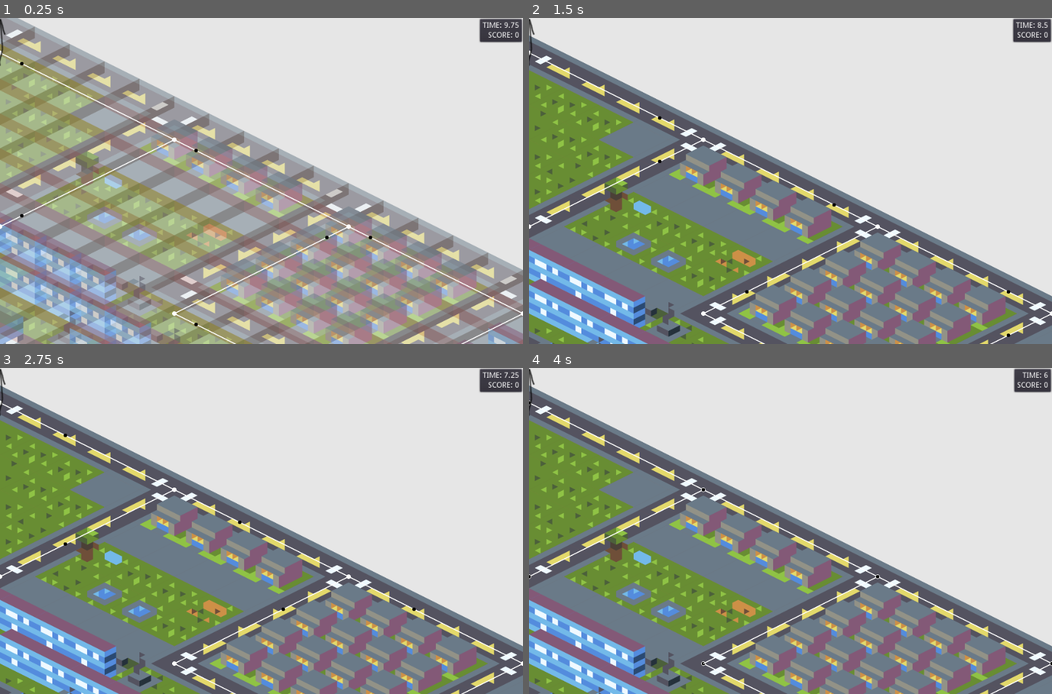
Above: before the commit, frames 1-4 (two rows, left to right).
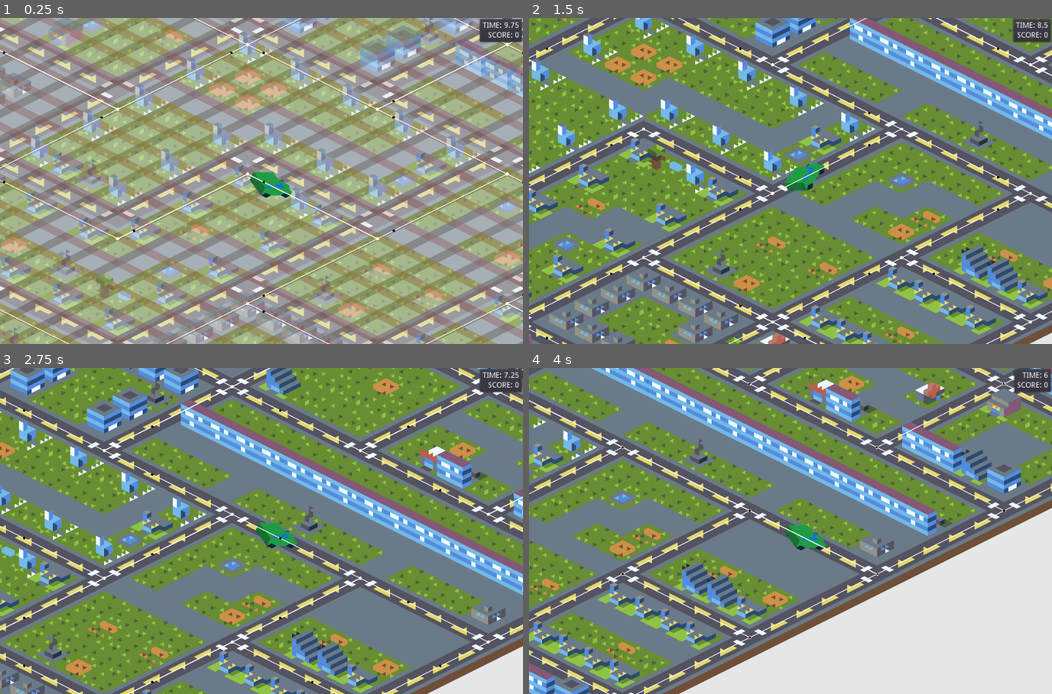
Above: after the commit, the same moments.

Repository: DevinPentecost/gmtkjam-2019
Game: Godot game, scene res://main_scenes/main_game.tscn
The game is run twice, just before and just after one commit, with the same random seed, the same clock (stepped at 60 frames per second) and the same inputs. This scene is started directly instead of the project's main scene. Sound files missing from this copy of the repository are replaced by a short silence.
Inputs (mouse positions are in pixels of both pictures, inside the frame that each line leads up to):
- Up to frame 1 (0.25 s): no input
- Up to frame 2 (1.5 s): tap Enter at 0.5 s; move the mouse to (701, 314) at 0.52 s; hold Right (player_turn_right) 0.53-1.28 s; hold Up (player_turn_straight) 0.53-1.28 s; click (701, 314) at 0.67 s; move the mouse to (701, 138) at 1.27 s; hold Left (player_turn_left) from 1.28 s (still down); tap Up (player_turn_straight) at 1.35 s; click (701, 138) at 1.42 s
- Up to frame 3 (2.75 s): move the mouse to (350, 576) at 2.02 s; release Left (player_turn_left) at 2.03 s; hold Right (player_turn_right) from 2.03 s (still down); hold Up (player_turn_straight) from 2.03 s (still down); click (350, 576) at 2.17 s
- Up to frame 4 (4 s): move the mouse to (764, 596) at 2.77 s; release Up (player_turn_straight) at 2.78 s; tap Up (player_turn_straight) at 2.85 s; click (764, 596) at 2.92 s; move the mouse to (947, 579) at 3.52 s; release Right (player_turn_right) at 3.53 s; hold Left (player_turn_left) from 3.53 s (still down); hold Up (player_turn_straight) from 3.53 s (still down)

The runs differ from the first frame. In frame 1, 88% of the frame differs, in the area x 0-100%, y 0-100%; in frame 2, 88%; in frame 3, 86%; in frame 4, 83%.
Error before the commit: Invalid set index '_target_graph_node' (on base: 'Area2D (PlayerCar.gd)') with value of type 'Area2D (RoadGraphNode.gd)'.

Commit message:
Fix main game init script

Diff:
--- a/project/main_scenes/main_game.tscn
+++ b/project/main_scenes/main_game.tscn
@@ -37,11 +37,12 @@
 		add_child(new_car)
 
 	#Player starts at the top
-	var start_node = $RoadGraph.get_graph_node(0)
+	var start_node = $RoadGraph.get_random_node()
+	var start_connection = $RoadGraph.get_random_connection(start_node)
 	var player_car = PlayerCar.instance()
 	player_car.global_position = start_node.global_position
 	player_car._road_graph = $RoadGraph
-	player_car._target_graph_node = start_node
+	player_car.current_connection = start_connection[0]
 	add_child(player_car)
 "
 
